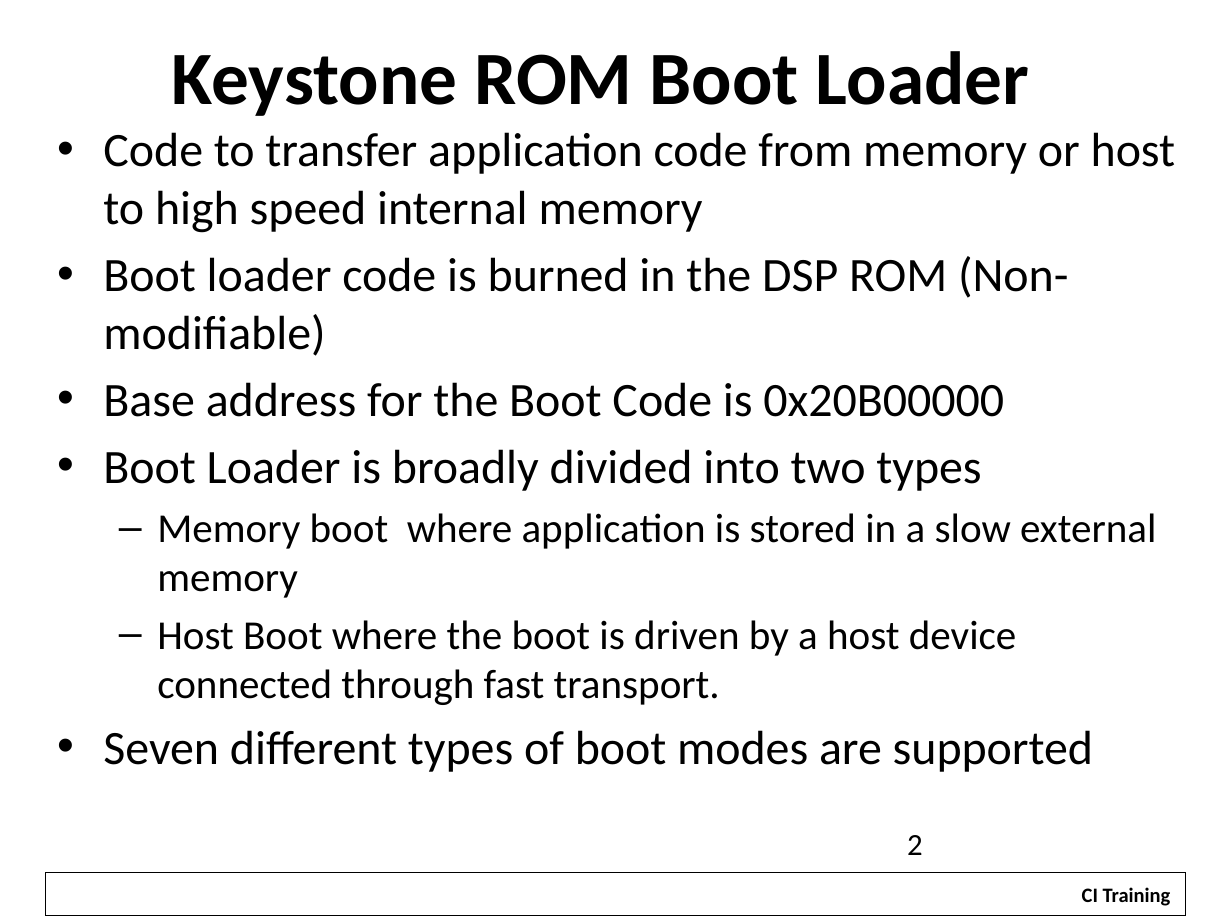
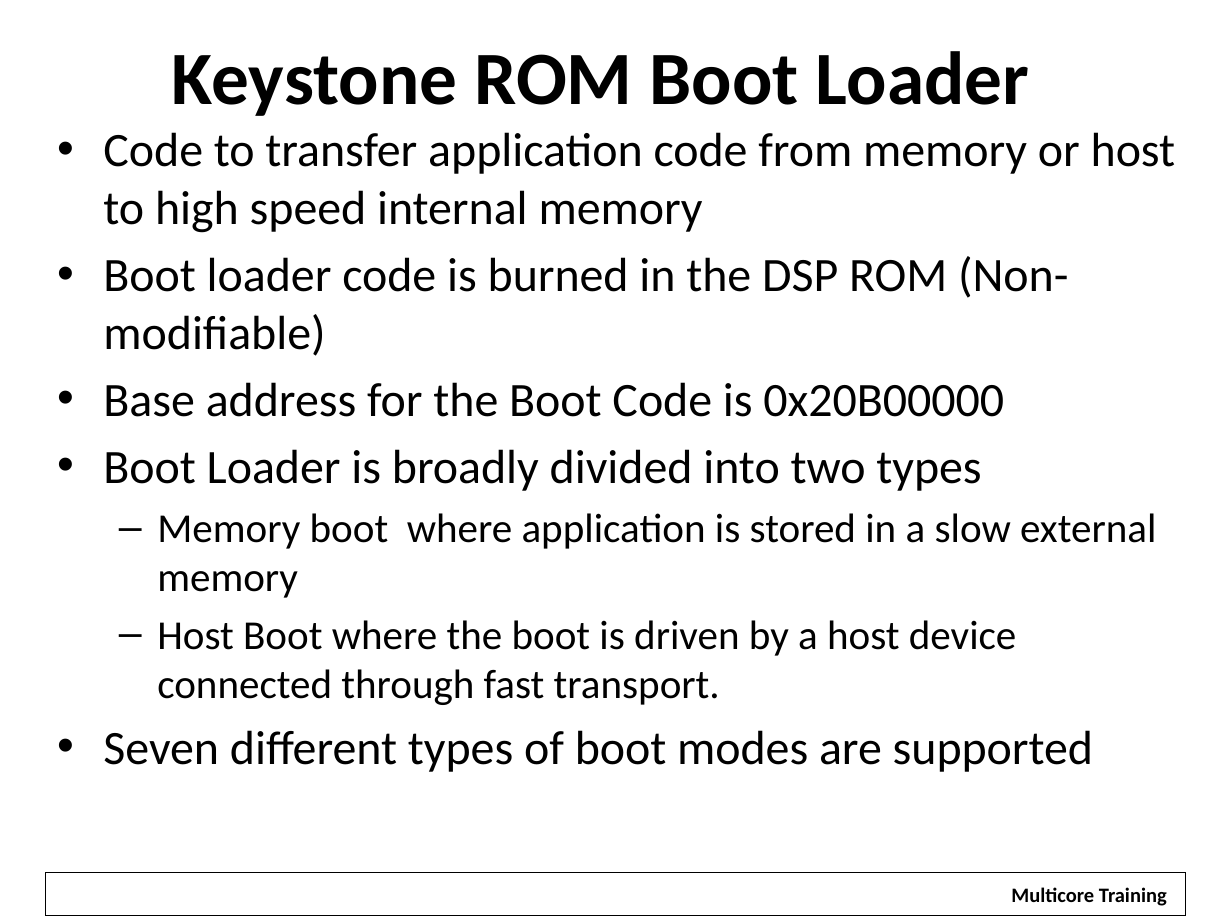
Before and after one commit to hari1989/keystone-workshop, a slide deck: slide 2 of slides/Keystone Bootloader.pptx. Drawn at 1232x924 pixels with LibreOffice and Linux fonts; fonts in the diff are those of the drawing; background and template pictures are left out. Boxes give left, top, right and bottom in pixels: in the first picture for what was removed or moved away, otherwise in the second. Text is boxed around its words. In the diff, an @@ line names an element or a change of style, - is before the commit and + after.

Commit message:
Updates for London Training

```diff
--- a/slides/Keystone Bootloader.pptx
+++ b/slides/Keystone Bootloader.pptx
@@ page number removed at (907,835,923,855) @@
-2
@@ rectangle "Multicore Training": place and size @@
-rectangle "Multicore Training" at (1068,876,1184,913)
+rectangle "Multicore Training" at (998,876,1180,913)
@@ text in rectangle at (1011,887,1167,906): text changed @@
-CI Training
+Multicore Training
```
Also in this commit, not shown: 30 other slides changed, 1 slide removed, 14 other files.
